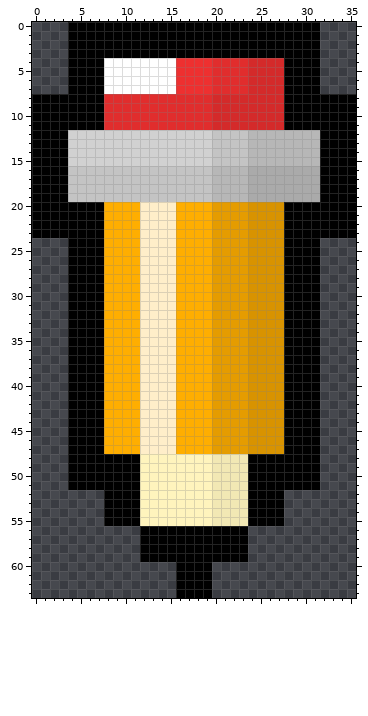
One commit to this pixel-art sprite: core/src/main/resources/drops/powerUp.png. Above, as it was before the edit.
The file is 36x64 pixels.
The same view after the edit:
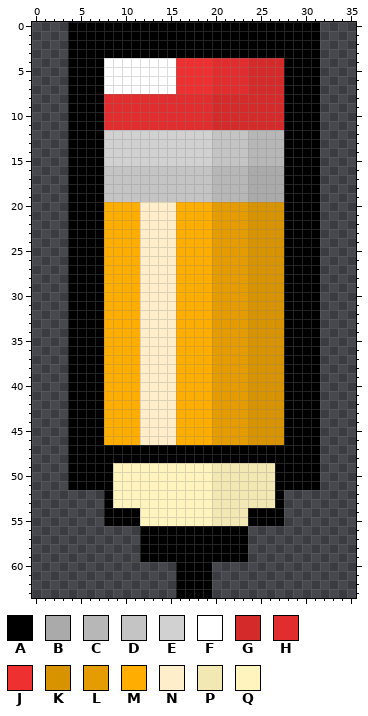
Palette (. is transparent): A #000000  B #aaaaaa  C #b7b7b7  D #c4c4c4  E #d1d1d1  F #ffffff  G #d42a2a  H #e12d2d  J #ee3030  K #d89300  L #e59c00  M #ffae00  N #ffeec9  P #f2e8b4  Q #fff4bd
Change:
{"y":8,"x":0,"old":"AAAA","new":"...."}
{"y":8,"x":32,"old":"AAAA","new":"...."}
{"y":9,"x":0,"old":"AAAA","new":"...."}
{"y":9,"x":32,"old":"AAAA","new":"...."}
{"y":10,"x":0,"old":"AAAA","new":"...."}
{"y":10,"x":32,"old":"AAAA","new":"...."}
{"y":11,"x":0,"old":"AAAA","new":"...."}
{"y":11,"x":32,"old":"AAAA","new":"...."}
{"y":12,"x":0,"old":"AAAAEEEE","new":"....AAAA"}
{"y":12,"x":28,"old":"CCCCAAAA","new":"AAAA...."}
{"y":13,"x":0,"old":"AAAAEEEE","new":"....AAAA"}
{"y":13,"x":28,"old":"CCCCAAAA","new":"AAAA...."}
{"y":14,"x":0,"old":"AAAAEEEE","new":"....AAAA"}
{"y":14,"x":28,"old":"CCCCAAAA","new":"AAAA...."}
{"y":15,"x":0,"old":"AAAAEEEE","new":"....AAAA"}
{"y":15,"x":28,"old":"CCCCAAAA","new":"AAAA...."}
{"y":16,"x":0,"old":"AAAADDDD","new":"....AAAA"}
{"y":16,"x":28,"old":"BBBBAAAA","new":"AAAA...."}
{"y":17,"x":0,"old":"AAAADDDD","new":"....AAAA"}
{"y":17,"x":28,"old":"BBBBAAAA","new":"AAAA...."}
{"y":18,"x":0,"old":"AAAADDDD","new":"....AAAA"}
{"y":18,"x":28,"old":"BBBBAAAA","new":"AAAA...."}
{"y":19,"x":0,"old":"AAAADDDD","new":"....AAAA"}
{"y":19,"x":28,"old":"BBBBAAAA","new":"AAAA...."}
{"y":20,"x":0,"old":"AAAA","new":"...."}
{"y":20,"x":32,"old":"AAAA","new":"...."}
{"y":21,"x":0,"old":"AAAA","new":"...."}
{"y":21,"x":32,"old":"AAAA","new":"...."}
{"y":22,"x":0,"old":"AAAA","new":"...."}
{"y":22,"x":32,"old":"AAAA","new":"...."}
{"y":23,"x":0,"old":"AAAA","new":"...."}
{"y":23,"x":32,"old":"AAAA","new":"...."}
{"y":47,"x":8,"old":"MMMMNNNNMMMMLLLLKKKK","new":"AAAAAAAAAAAAAAAAAAAA"}
{"y":48,"x":12,"old":"QQQQQQQQPPPP","new":"AAAAAAAAAAAA"}
{"y":49,"x":9,"old":"AAA","new":"QQQ"}
{"y":49,"x":24,"old":"AAA","new":"PPP"}
{"y":50,"x":9,"old":"AAA","new":"QQQ"}
{"y":50,"x":24,"old":"AAA","new":"PPP"}
{"y":51,"x":9,"old":"AAA","new":"QQQ"}
{"y":51,"x":24,"old":"AAA","new":"PPP"}
{"y":52,"x":9,"old":"AAA","new":"QQQ"}
{"y":52,"x":24,"old":"AAA","new":"PPP"}
{"y":53,"x":9,"old":"AAA","new":"QQQ"}
{"y":53,"x":24,"old":"AAA","new":"PPP"}
